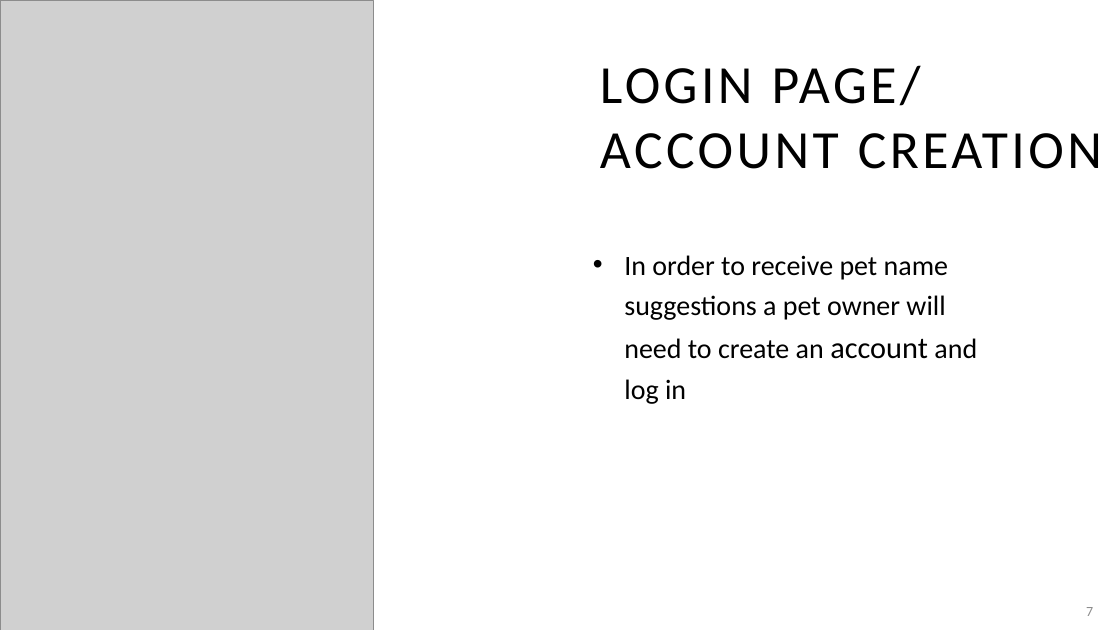
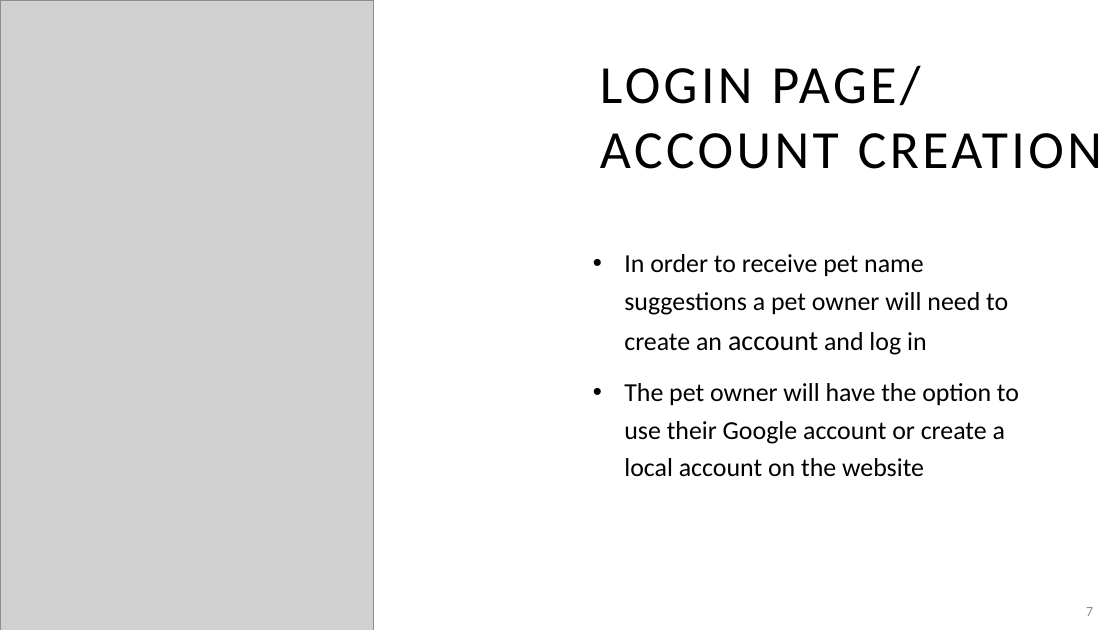
Before and after one commit to adriaonline/CPT200SP24-Team1, a slide deck: slide 7 of Phase 3 Docs/Phase 3 - Presentation.pptx. Drawn at 1120x630 pixels with LibreOffice and Linux fonts; fonts in the diff are those of the drawing; grey boxes stand for pictures. Boxes give left, top, right and bottom in pixels: in the first picture for what was removed or moved away, otherwise in the second. Text is boxed around its words. In the diff, an @@ line names an element or a change of style, - is before the commit and + after.

```diff
--- a/Phase 3 Docs/Phase 3 - Presentation.pptx
+++ b/Phase 3 Docs/Phase 3 - Presentation.pptx
@@ text at box(624, 254, 1008, 355): size 24 to 22.2 pt in "In order to receive pet name suggestions ..."; size 26 to 24.1 pt in "account" @@
@@ text at box(624, 383, 1019, 477): paragraph added @@
+• The pet owner will have the option to use their Google account or create a local account on the website
```
Also in this commit, not shown: 2 other slides changed, 4 other files.
